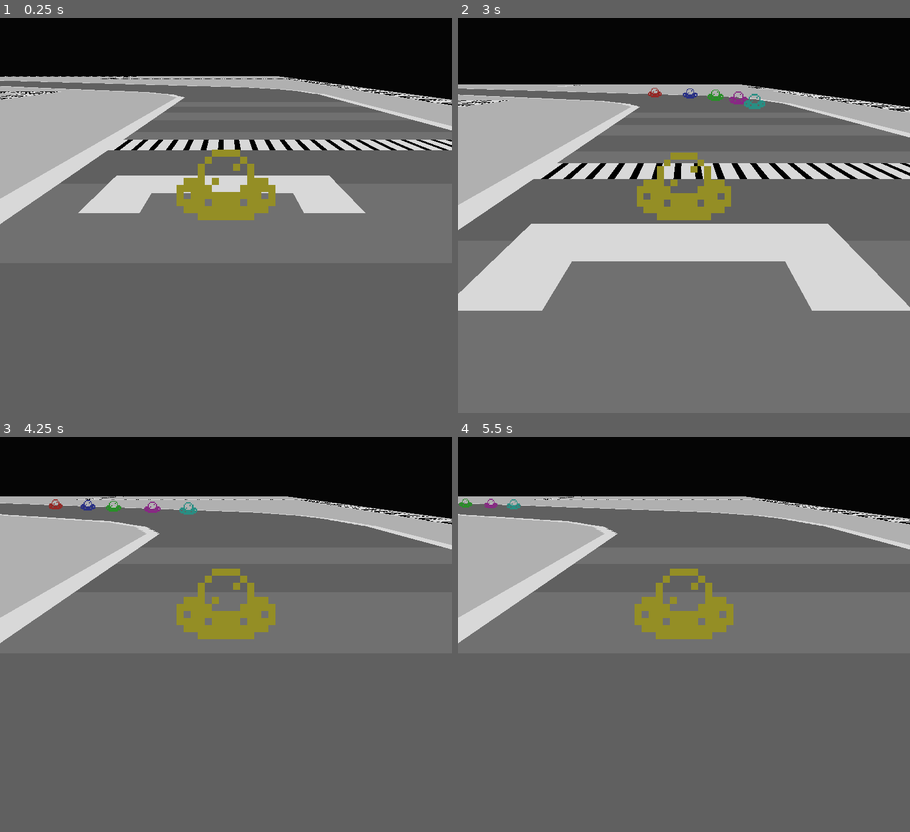
Above: before the commit, frames 1-4 (two rows, left to right).
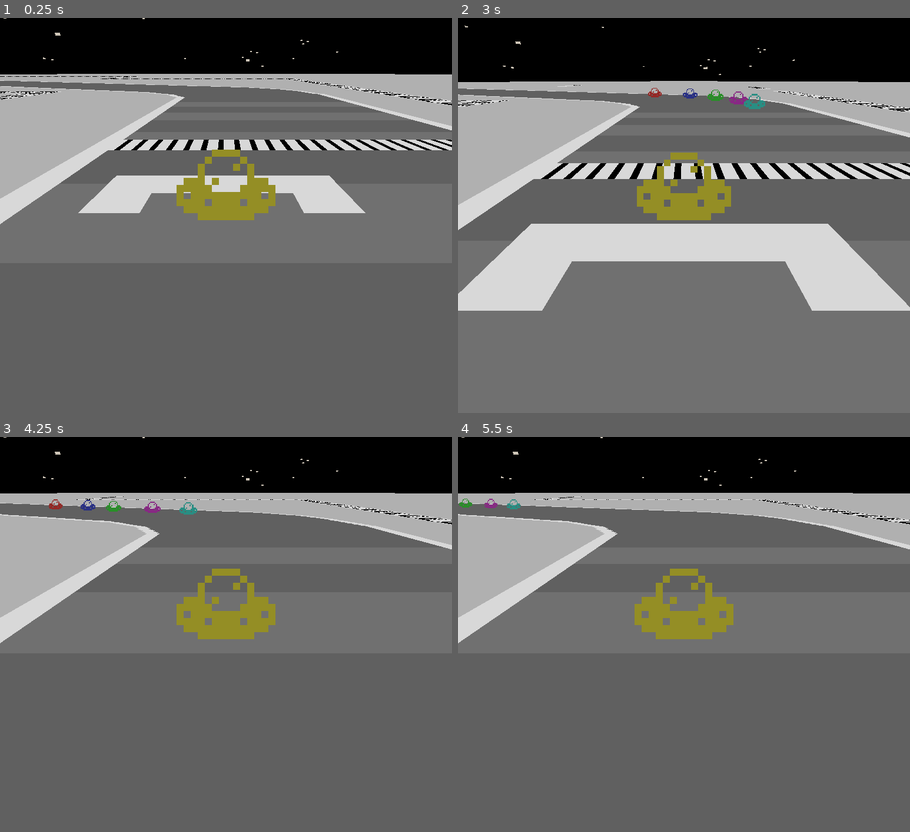
Above: after the commit, the same moments.

Repository: puzzud/MizJam1
Game: Godot game, scene res://Scenes/Game.tscn
Same seed, same stepped clock (60 frames per second), same inputs: the game is played once before the commit and once after it.
Inputs:
- Up to frame 1 (0.25 s): no input
- Up to frame 2 (3 s): hold D (game_turn_right) 0.53-1.28 s; hold A (game_turn_left) 1.28-2.03 s; hold D (game_turn_right) 2.03-2.78 s; hold Space (game_accelerate) from 2.78 s (still down)
- Up to frame 3 (4.25 s): release Space (game_accelerate) at 3.53 s; hold A (game_turn_left) from 3.53 s (still down)
- Up to frame 4 (5.5 s): keep holding A (game_turn_left)

The runs differ from the first frame. In frame 1, 1.7% of the frame differs, in the area x 0-100%, y 0-21%; in frame 2, 1.8%; in frame 3, 1.9%; in frame 4, 1.9%.

Commit message:
Added sky.

Diff:
--- a/Project/Scenes/Track1.tscn
+++ b/Project/Scenes/Track1.tscn
@@ -8,6 +8,8 @@
 [sub_resource type="PlaneMesh" id=1]
 
 [sub_resource type="SpatialMaterial" id=2]
+flags_unshaded = true
+flags_do_not_receive_shadows = true
 albedo_texture = ExtResource( 1 )
 
 [sub_resource type="BoxShape" id=3]
--- a/Project/default_env.tres
+++ b/Project/default_env.tres
@@ -1,7 +1,11 @@
-[gd_resource type="Environment" load_steps=2 format=2]
+[gd_resource type="Environment" load_steps=3 format=2]
 
-[sub_resource type="ProceduralSky" id=1]
+[ext_resource path="res://Graphics/sky1.png" type="Texture" id=1]
+
+[sub_resource type="PanoramaSky" id=1]
+panorama = ExtResource( 1 )
 
 [resource]
+background_mode = 2
 background_sky = SubResource( 1 )
 ambient_light_color = Color( 1, 1, 1, 1 )
Binary file added: Project/Graphics/sky1.png
Not shown, added: Project/Graphics/sky1.png.import
Not shown, added: Resources/Graphics/sky1.xcf
